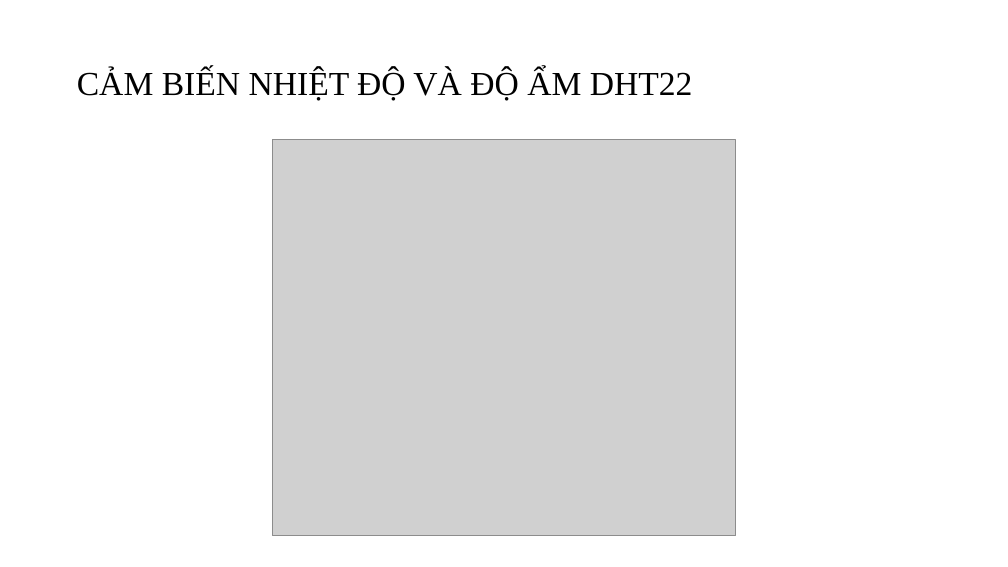
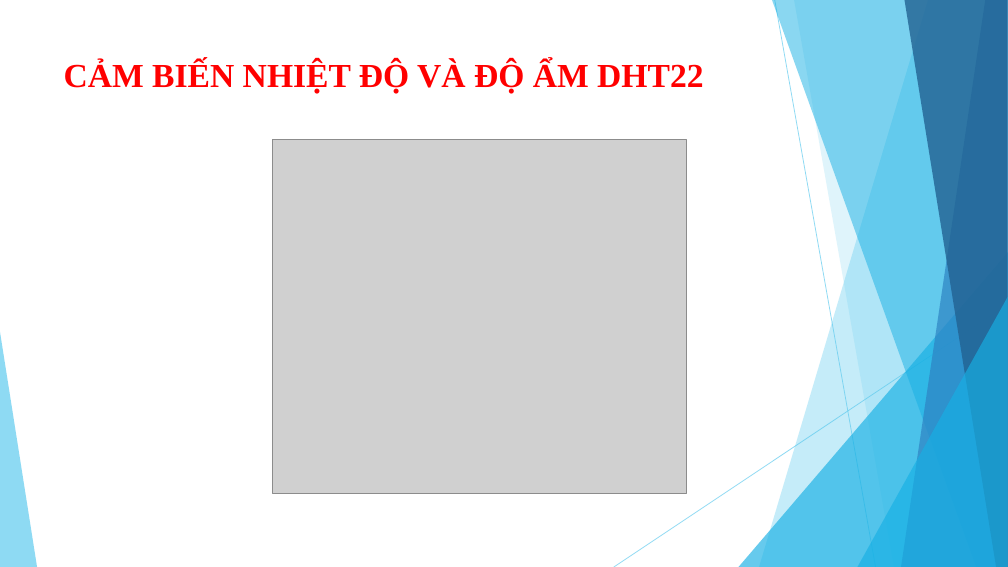
Before and after one commit to DatTwenty3/DCLV, a slide deck: slide 12 of PRESENTATION.pptx. Drawn at 1008x567 pixels with LibreOffice and Linux fonts; fonts in the diff are those of the drawing; grey boxes stand for pictures. Boxes give left, top, right and bottom in pixels: in the first picture for what was removed or moved away, otherwise in the second. Text is boxed around its words. In the diff, an @@ line names an element or a change of style, - is before the commit and + after.

```diff
--- a/PRESENTATION.pptx
+++ b/PRESENTATION.pptx
@@ title "CẢM BIẾN NHIỆT ĐỘ VÀ ...": place and size @@
-title "CẢM BIẾN NHIỆT ĐỘ VÀ ..." at box(77, 69, 693, 101)
+title "CẢM BIẾN NHIỆT ĐỘ VÀ ..." at box(64, 61, 703, 94)
@@ title "CẢM BIẾN NHIỆT ĐỘ VÀ ..." at box(64, 61, 703, 94): text colour #000000 to #FF0000, bold on; line spacing 0.9 to 1; vertical alignment middle to top @@
@@ picture: place and size @@
-picture at box(272, 140, 737, 536)
+picture at box(272, 140, 686, 494)
@@ group added at box(0, 0, 1008, 567): 5 freeform shapes, 3 triangles, 2 lines @@
```
Also in this commit, not shown: 17 other slides changed.
